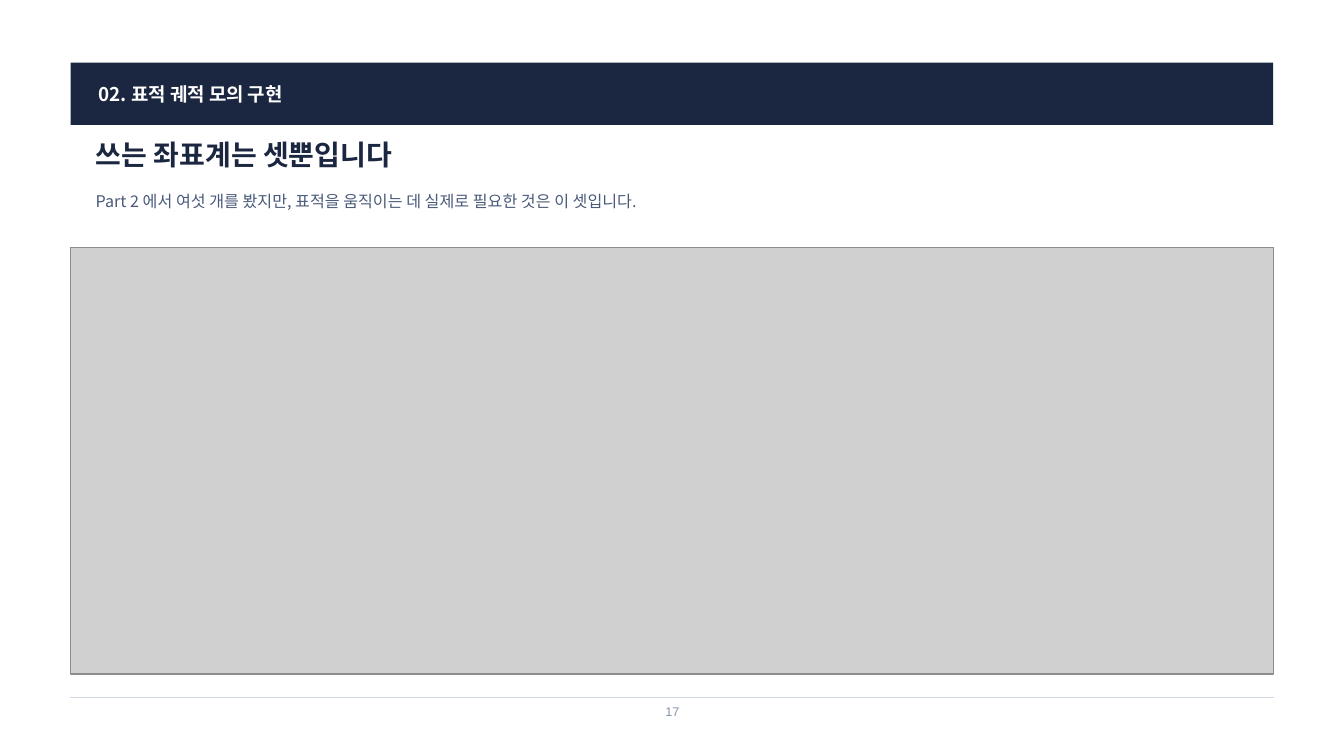
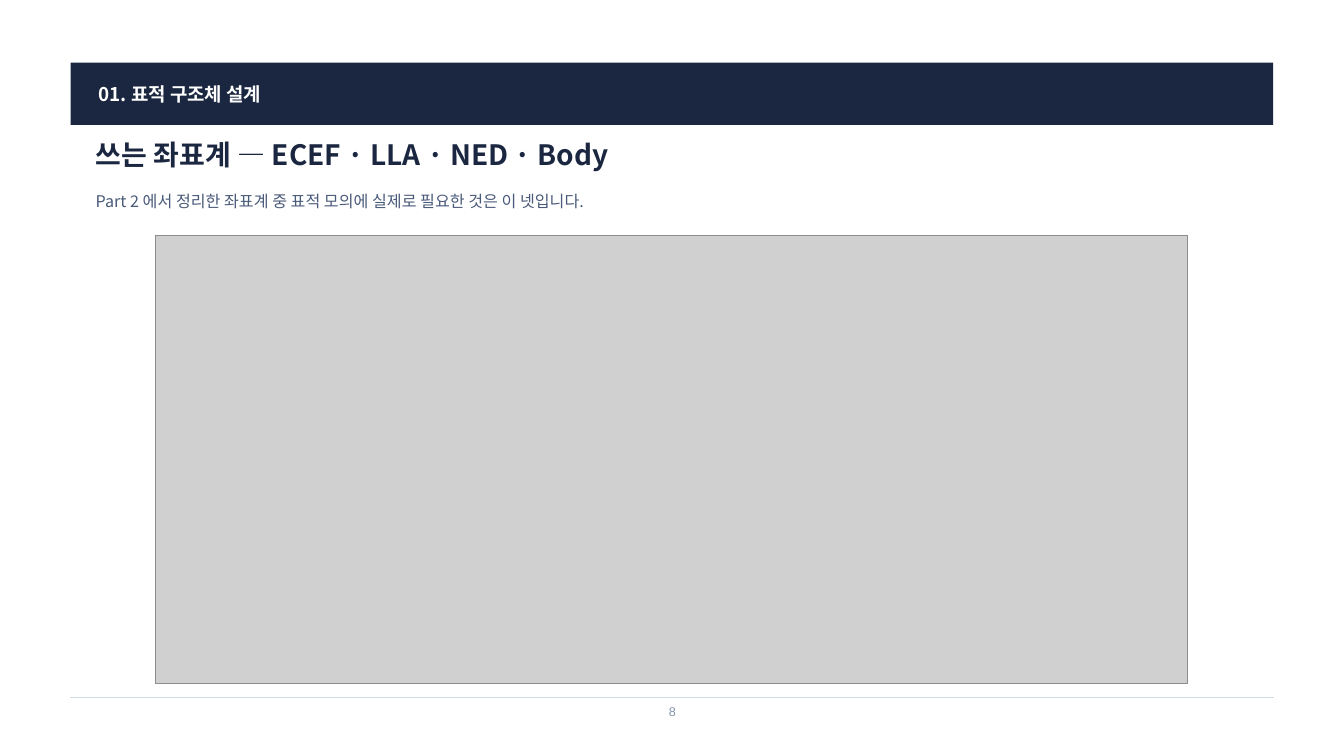
Before and after one commit to harley-hwan/radar-sw-study, a slide deck: slide 8 of Part3_TargetSim/ref/산출물/Chapter3_TargetSim.pptx (slide 17 before the commit). Drawn at 1344x756 pixels with LibreOffice and Linux fonts; fonts in the diff are those of the drawing; grey boxes stand for pictures. Boxes give left, top, right and bottom in pixels: in the first picture for what was removed or moved away, otherwise in the second. Text is boxed around its words. In the diff, an @@ line names an element or a change of style, - is before the commit and + after.

```diff
--- a/Part3_TargetSim/ref/산출물/Chapter3_TargetSim.pptx
+++ b/Part3_TargetSim/ref/산출물/Chapter3_TargetSim.pptx
@@ text at (99, 85, 261, 103): text changed @@
-02. 표적 궤적 모의 구현
+01. 표적 구조체 설계
@@ text at (96, 141, 609, 172): text changed @@
-쓰는 좌표계는 셋뿐입니다
+쓰는 좌표계 — ECEF · LLA · NED · Body
@@ text at (96, 193, 584, 209): text changed @@
-Part 2 에서 여섯 개를 봤지만, 표적을 움직이는 데 실제로 필요한 것은 이 셋입니다.
+Part 2 에서 정리한 좌표계 중 표적 모의에 실제로 필요한 것은 이 넷입니다.
@@ picture: place and size @@
-picture at (71, 247, 1273, 674)
+picture at (156, 236, 1189, 684)
@@ text at (669, 707, 676, 716): text changed @@
-17
+8
```
Also in this commit, not shown: 29 other slides changed, 4 slides added, 1 slide removed, 43 other files.
